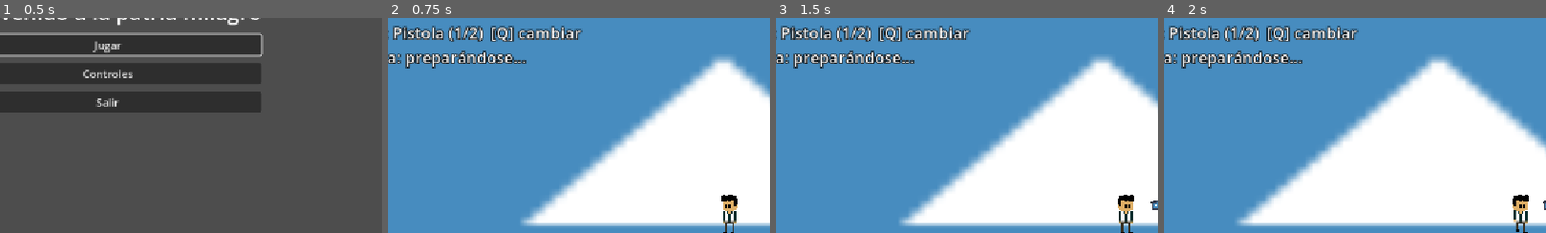
Above: before the commit, frames 1-4 (left to right).
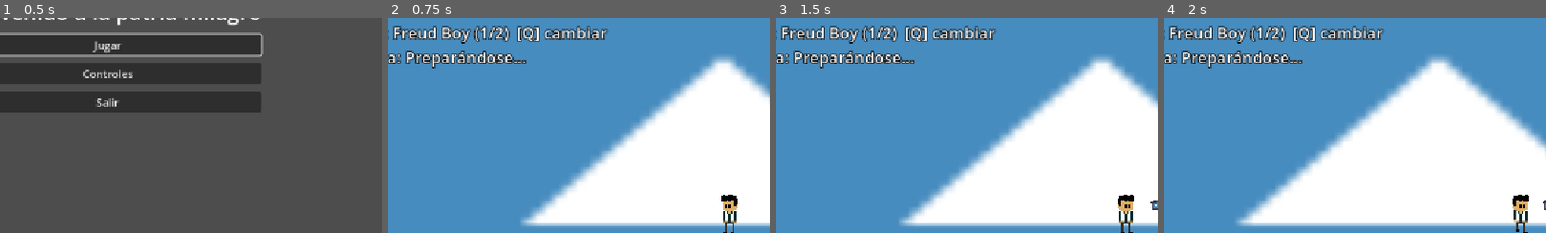
Above: after the commit, the same moments.

Repository: spoloa/Estructuras-De-Datos-2026---II
Game: Godot game, scene res://scenes/MainMenu.tscn
Two runs of this game, one before a commit and one after it. Both use one fixed random seed, a clock stepped at 60 frames per second and the inputs below. The engine's default icon, where the game draws it, is replaced by a stand-in: a white triangle on a blue panel in a dark square.
Inputs (mouse positions are % of the whole screen's width and height, from its top left):
- Up to frame 1 (0.5 s): no input
- Up to frame 2 (0.75 s): click "Jugar" at 0.5 s
- Up to frame 3 (1.5 s): tap Enter at 1.25 s; move the mouse to (72, 45) at 1.27 s; press the mouse at (72, 45) at 1.28 s; hold D (move_right) from 1.28 s (still down)
- Up to frame 4 (2 s): keep holding D (move_right)
The pictures show only the part of the screen within x 6-56%, y 5-55%; the shares and areas given below are measured in that part.

Frame 1 is identical in both runs. In frame 2, 3.3% of the frame differs, in the area x 2-58%, y 3-24%; in frame 3, 3.3%; in frame 4, 3.3%.

Commit message:
Dropeado de loot

Diff:
--- a/resources/weapons/PistolaFreudBoy.tres
+++ b/resources/weapons/PistolaFreudBoy.tres
@@ -4,6 +4,7 @@
 
 [resource]
 script = ExtResource("1_8il7r")
-fire_rate = 0.8
+weapon_name = "Freud Boy"
+fire_rate = 0.3
 bullet_lifetime = 5.0
 metadata/_custom_type_script = "uid://bvw8flucf2bag"
--- a/scripts/enemy/enemy.gd
+++ b/scripts/enemy/enemy.gd
@@ -95,4 +95,5 @@
 	health_bar.value = health
 	if health <= 0:
 		died.emit()
+		ItemDrop.try_drop(self)
 		queue_free()
--- a/scripts/enemy/enemy_chaser.gd
+++ b/scripts/enemy/enemy_chaser.gd
@@ -57,4 +57,5 @@
 	health_bar.value = health
 	if health <= 0:
 		died.emit()
+		ItemDrop.try_drop(self)
 		queue_free()
--- a/scripts/items/ItemDrop.gd
+++ b/scripts/items/ItemDrop.gd
@@ -1,9 +1,6 @@
 class_name ItemDrop
 extends RefCounted
 ## Ayudante estático: decide si un enemigo suelta un ítem al morir.
-##
-## Uso (en el script del enemigo, justo antes de queue_free()):
-##   ItemDrop.try_drop(self)
 
 ## Probabilidad de soltar un arma nueva (0.0 a 1.0).
 const WEAPON_CHANCE: float = 0.10
--- a/scripts/items/ItemPickup.gd
+++ b/scripts/items/ItemPickup.gd
@@ -1,16 +1,9 @@
 class_name ItemPickup
 extends Area2D
 ## Ítem recolectable en el suelo. Se crea completo desde código (no necesita escena).
-## Por ahora se dibuja como un círculo de color; se puede cambiar por un sprite después.
-##
 ## Tipos:
 ##   HEART  -> círculo rojo con una cruz: cura al jugador (Player.heal).
 ##   WEAPON -> círculo amarillo: agrega un arma al inventario (Player.add_weapon).
-##
-## Uso:
-##   var item := ItemPickup.new()
-##   item.kind = ItemPickup.Kind.HEART
-##   add_child(item)
 
 enum Kind { HEART, WEAPON }
 
--- a/scripts/managers/GameFlow.gd
+++ b/scripts/managers/GameFlow.gd
@@ -3,13 +3,10 @@
 ## Controla cómo termina la partida:
 ##   - Si el jugador muere        -> pantalla "GAME OVER"
 ##   - Si se completan las oleadas -> pantalla "¡VICTORIA!"
-##
-## Es un nodo suelto dentro de Main.tscn. En el Inspector hay que asignar
-## el Player y el WaveManager.
 
-## Nodo Player (se escucha su señal died).
+## Nodo Player (lee la señal died).
 @export var player: Player
-## Nodo WaveManager (se escucha su señal all_waves_completed).
+## Nodo WaveManager (lee la señal all_waves_completed).
 @export var wave_manager: WaveManager
 ## Segundos de espera antes de mostrar la pantalla final (para ver la muerte/el último enemigo).
 @export var end_delay: float = 1.2
--- a/scripts/ui/EndScreen.gd
+++ b/scripts/ui/EndScreen.gd
@@ -2,10 +2,7 @@
 extends MenuScreen
 ## Pantalla de fin de partida (derrota o victoria).
 ##
-## Se apila con el ScreenManager, igual que el menú de pausa:
-##   ScreenManager.push_screen(EndScreen.new("GAME OVER"))
-##   ScreenManager.push_screen(EndScreen.new("¡VICTORIA!"))
-## (de eso se encarga GameFlow.gd).
+## Se apila con el ScreenManager, igual que el menú de pausa
 
 ## Escena del menú principal.
 const MENU_SCENE: String = "res://scenes/MainMenu.tscn"
--- a/scripts/ui/HUD.gd
+++ b/scripts/ui/HUD.gd
@@ -1,16 +1,9 @@
 extends Label
 ## HUD del juego: muestra la vida, el arma equipada y la oleada actual.
-##
-## Reemplaza al HUD de prueba. Sigue siendo un Label (el mismo nodo de Main.tscn),
-## solo que ahora también escucha al WaveManager.
-##
-## En el Inspector hay que asignar:
-##   - player:        el nodo Player
-##   - wave_manager:  el nodo WaveManager
 
-## Nodo Player (de él se lee la vida y el arma).
+## Nodo Player (lee la vida y el arma).
 @export var player: Player
-## Nodo WaveManager (de él se lee la oleada actual).
+## Nodo WaveManager (lee la oleada actual).
 @export var wave_manager: WaveManager
 ## Tamaño de la letra.
 @export var font_size: int = 24
@@ -40,7 +33,7 @@
 	else:
 		wave_manager.wave_started.connect(_on_wave_started)
 		wave_manager.all_waves_completed.connect(_on_all_waves_completed)
-		_wave_text = "Oleada: preparándose..."
+		_wave_text = "Oleada: Preparándose..."
 	_refresh()
 
 
--- a/scripts/weapons/WeaponData.gd
+++ b/scripts/weapons/WeaponData.gd
@@ -4,7 +4,7 @@
 ## El jugador no "sabe" disparar de una forma fija: lee estos datos del arma equipada.
 
 ## Nombre que se muestra en el HUD.
-@export var weapon_name: String = "Pistola"
+@export var weapon_name: String = "Freud Boy"
 ## Daño que hace cada proyectil.
 @export var damage: int = 1
 ## Disparos por segundo (cadencia).
